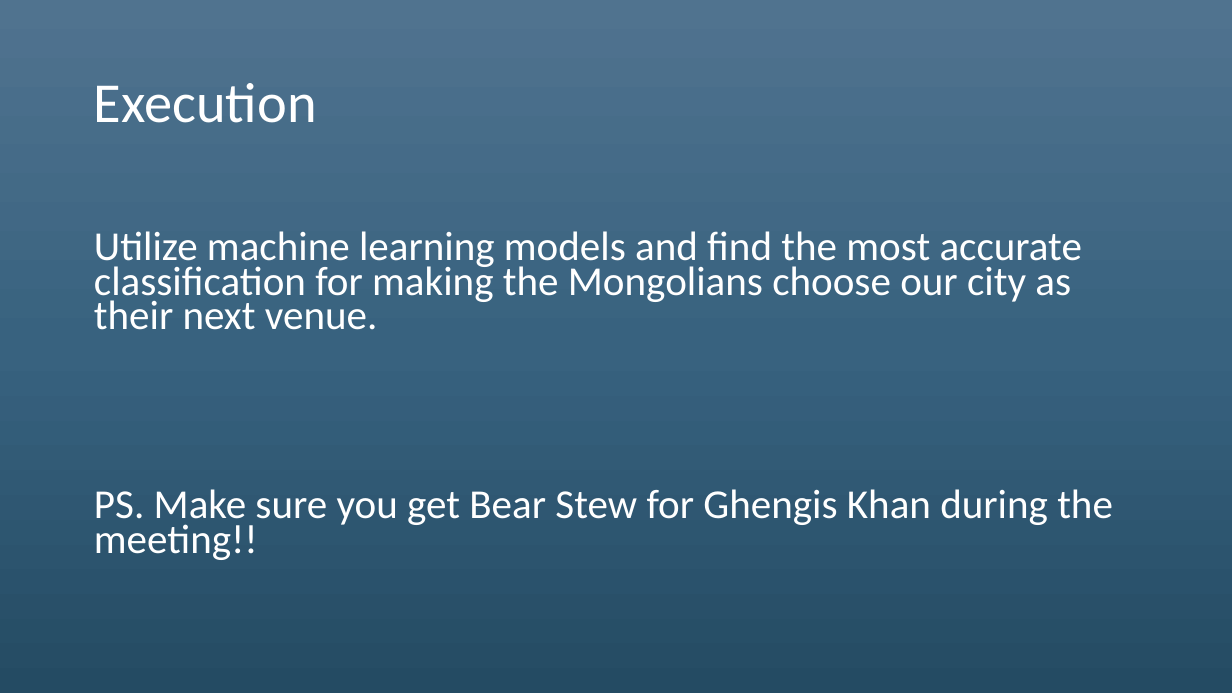
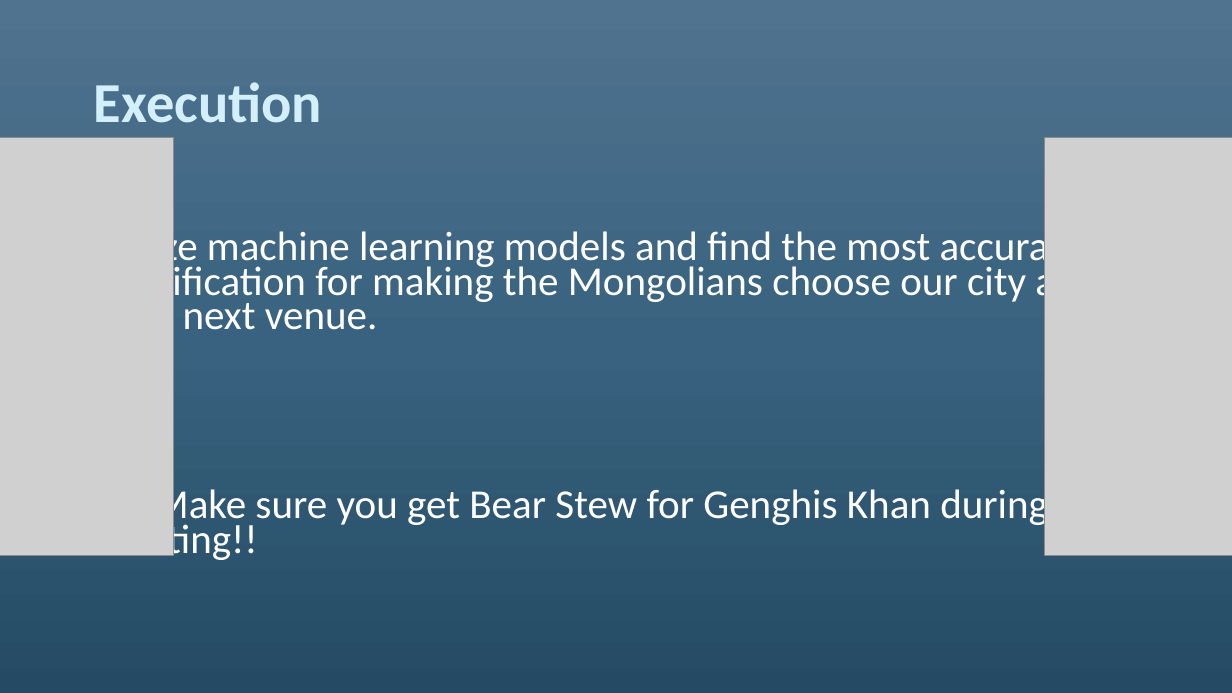
Before and after one commit to shupersap/Tourism_Triad, a slide deck: slide 3 of Tourism Triad.pptx. Drawn at 1232x693 pixels with LibreOffice and Linux fonts; fonts in the diff are those of the drawing; grey boxes stand for pictures. Boxes give left, top, right and bottom in pixels: in the first picture for what was removed or moved away, otherwise in the second. Text is boxed around its words. In the diff, an @@ line names an element or a change of style, - is before the commit and + after.

```diff
--- a/Tourism Triad.pptx
+++ b/Tourism Triad.pptx
@@ title "Execution" at (94,82,322,123): text colour #FFFFFF to #D2EFFA, bold on @@
@@ picture added at (0,138,174,555) @@
@@ picture added at (1044,138,1232,555) @@
@@ text at (94,485,1048,563): text changed @@
-PS. Make sure you get Bear Stew for Ghengis Khan during the meeting!!
+PS. Make sure you get Bear Stew for Genghis Khan during the meeting!!
```
Also in this commit, not shown: 8 other slides changed, 7 other files.
